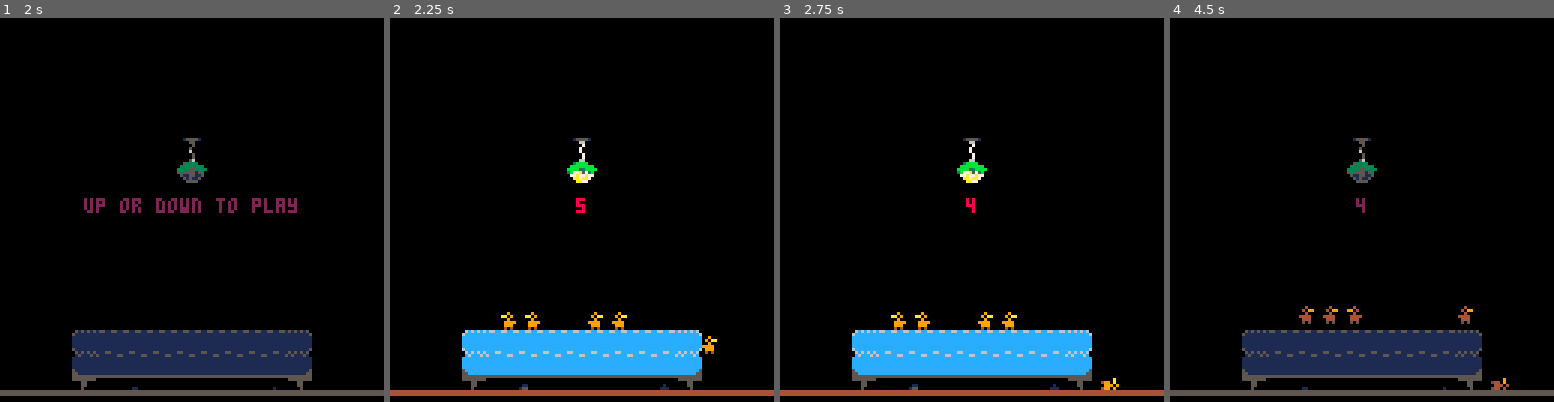
Above: before the commit, frames 1-4 (left to right).
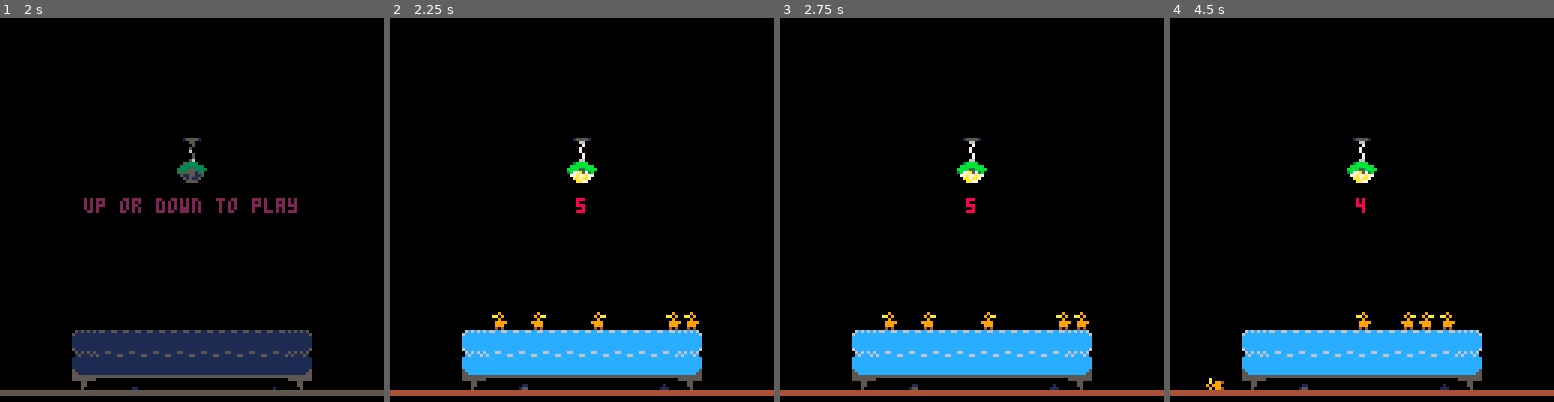
Above: after the commit, the same moments.

Repository: cachilders/ducks
Game: PICO-8 cartridge ducks.p8
The game is run twice, just before and just after one commit, with the same random seed, the same clock (stepped at 60 frames per second) and the same inputs.
Inputs:
- Up to frame 1 (2 s): no input
- Up to frame 2 (2.25 s): hold Up from 2.15 s (still down)
- Up to frame 3 (2.75 s): release Up at 2.42 s
- Up to frame 4 (4.5 s): hold Down 3.63-3.97 s

Frame 1 is identical in both runs. In frame 2, 0.7% of the frame differs, in the area x 26-86%, y 76-88%; in frame 3, 0.7%; in frame 4, 10%, in the area x 0-100%, y 32-99%.

Commit message:
reduce sprite quantity and simplify branches

Diff:
--- a/ducks.p8
+++ b/ducks.p8
@@ -7,18 +7,19 @@
 function _init()
  count = 0
  light = false
+ floor = 120
 end
 
 function _update()
  if light then
   speed = 150
-  state_mod = 0
+  spr_light_mod = 0
  else
   speed = 5
-  state_mod = 16
+  spr_light_mod = 4
  end
  if count == 0 then
-  display = "up or down to play"
+  display = 'up or down to play'
  else
   display = count
  end
@@ -40,16 +41,22 @@
  draw_ducks()
 end
 
+function randomize_counter()
+ return rnd(5 * 100) / 100
+end
+
 function make_ducks()
  ducks = {}
- for i=1, 5 do
+ for i = 1, 5 do
   count = count + 1
   ducks[i] = {}
-  ducks[i].x = (rnd(76 * 100) / 100) + 23
+  ducks[i].x = (rnd(79 * 100) / 100) + 22
   ducks[i].y = 96
-  ducks[i].timer = rnd(5 * 100) / 100
-  ducks[i].orientation = orient_duck()
-  ducks[i].state = get_duck_state()
+  ducks[i].counter = randomize_counter()
+  ducks[i].direction = get_duck_direction()
+  ducks[i].spr_x_mod = get_duck_spr_x_mod(ducks[i])
+  ducks[i].spr_y_mod = get_duck_spr_y_mod(ducks[i])
+  ducks[i].spr = 1
   ducks[i].jump = 0
   ducks[i].down = false
  end
@@ -57,207 +64,185 @@
 
 function draw_ducks()
  for duck in all(ducks) do
-  if duck.down != true then
+  if not duck.down then
    move_duck(duck)
   else
    drop_duck(duck)
   end
-  spr(duck.state, duck.x, duck.y)
+  spr(duck.spr, duck.x, duck.y, 1, 1, duck.spr_x_mod, duck.spr_y_mod)
  end
 end
 
 function draw_room()
  if light then
-  print(display, get_print_x(display), 60, 8)
+  print(display, get_cursor_position(display), 60, 8)
   map(0, 0, 0, 96, 16, 4)
-	 spr(46, 56, 40, 2, 2)
- else
-  print(display, get_print_x(display), 60, 2)
+  spr(46, 56, 40, 2, 2)
+ else
+  print(display, get_cursor_position(display), 60, 2)
   map(0, 4, 0, 96, 16, 4)
-	 spr(14, 56, 40, 2, 2)
+  spr(14, 56, 40, 2, 2)
  end
 end
 
 function jump_duck(duck)
- duck.timer = duck.timer + 1
- if duck.timer > speed and not light then
+ duck.counter = duck.counter + 1
+ if duck.counter > speed and not light then
   if duck.jump == 0 then
    sfx(1)
-   if duck.orientation == "r" then
-    duck.jump = 1
-    duck.state = 2 + state_mod
-   else
-    duck.jump = 1
-    duck.state = 5 + state_mod
-   end
+   duck.jump = 1
+   duck.spr = 2 + spr_light_mod
+   duck.spr_x_mod = get_duck_spr_x_mod(duck)
   elseif duck.jump == 1 then
-   if duck.orientation == "r" then
-    duck.jump = 2
-    duck.state = 3 + state_mod
+   duck.jump = 2
+   duck.spr = 3 + spr_light_mod
+   duck.spr_x_mod = get_duck_spr_x_mod(duck)
+   if duck.direction == 'r' then
     duck.x = duck.x + 8
    else
-    duck.jump = 2
-    duck.state = 4 + state_mod
     duck.x = duck.x - 8
    end
   else
-   if duck.orientation == "r" then
-    duck.jump = 0
-    duck.state = 1 + state_mod
-   else
-    duck.jump = 0
-    duck.state = 6 + state_mod
-   end
+   duck.jump = 0
+   duck.spr = 1 + spr_light_mod
+   duck.spr_x_mod = get_duck_spr_x_mod(duck)
   end
  elseif light then
- 	drop_duck(duck)
-  if duck.orientation == "r" then
-   duck.jump = 0
-   duck.state = 1 + state_mod
-  else
-   duck.jump = 0
-   duck.state = 6 + state_mod
-  end
+  drop_duck(duck)
+  duck.jump = 0
+  duck.spr = 1 + spr_light_mod
+  duck.spr_x_mod = get_duck_spr_x_mod(duck)
  end
 end
 
 function move_duck(duck)
  jump_duck(duck)
- if duck.timer > speed then
-  duck.timer = 0
+ if duck.counter > speed then
+  if duck.counter > 6 then
+   duck.counter = randomize_counter()
+  else
+   duck.counter = 0
+  end
   if duck.jump == 0 then
-   if duck.jump == 0 then
-    duck.timer = 0
-    duck.orientation = orient_duck()
-    duck.state = get_duck_state(duck.orientation)
-    drop_duck(duck)
-    if duck.orientation == "r" then
-     duck.x = duck.x + 8
+   duck.counter = 0
+   if duck.direction == 'r' then
+    duck.x = duck.x + 8
+   else
+    duck.x = duck.x - 8
+   end
+   drop_duck(duck)
+   if not duck.down then
+    duck.direction = get_duck_direction()
+    duck.spr_x_mod = get_duck_spr_x_mod(duck)
+   end
+  end
+ end
+end
+
+function drop_duck(duck)
+ if duck.x > 101 or duck.x < 22 then
+  duck.down = true
+  if duck.y == 96 then
+   if duck.direction == 'r' then
+    duck.x = duck.x + 2
+   else
+    duck.x = duck.x - 2
+   end
+   duck.y = 104
+   duck.spr = 1 + spr_light_mod
+   duck.spr_x_mod = get_duck_spr_x_mod(duck)
+   duck.spr_y_mod = get_duck_spr_y_mod(duck)
+   duck.counter = 0
+  elseif duck.y == 104 then
+   if duck.counter > 2 then
+    sfx(2)
+    if duck.direction == 'r' then
+     duck.x = duck.x + 2
     else
-     duck.x = duck.x - 8
+     duck.x = duck.x - 2
     end
-   end
-  end
- end
-end
-
-function orient_duck()
+    duck.y = 112
+    duck.spr = 2 + spr_light_mod
+    duck.spr_x_mod = get_duck_spr_x_mod(duck)
+    duck.spr_y_mod = get_duck_spr_y_mod(duck)
+    duck.counter = 0
+   else
+    duck.counter = duck.counter + 1
+   end
+  elseif duck.y == 112 then
+   if duck.counter > 2 then
+    count = count - 1
+    light = true
+    if duck.direction == 'r' then
+     duck.x = duck.x + 2
+    else
+     duck.x = duck.x - 2
+    end
+    duck.y = floor
+    duck.spr = 4 + spr_light_mod
+    duck.spr_x_mod = get_duck_spr_x_mod(duck)
+    duck.spr_y_mod = get_duck_spr_y_mod(duck)
+   else
+    duck.counter = duck.counter + 1
+   end
+  else
+   if light and duck.spr > 4 then
+    duck.spr = duck.spr - 4
+   elseif not light and duck.spr < 5 then
+    duck.spr = duck.spr + 4
+   end
+  end
+ else
+  duck.down = false
+ end
+end
+
+function get_duck_direction()
  direction = rnd()
  if direction <= 0.5 then
-  return "r"
- else
-  return "l"
- end
-end
-
-function get_duck_state(orientation)
- if orientation == "r" then
-  return 1 + state_mod
- else
-  return 6 + state_mod
- end
-end
-
-function drop_duck(duck)
- if duck.orientation == "r" then
-  if duck.x > 96 then
-   if duck.y == 96 then
-    duck.down = true
-    duck.x = duck.x + 2
-    duck.y = 104
-    duck.state = 9 + state_mod
-    duck.timer = 0
-   elseif duck.y == 104 then
-    if duck.timer > 2 then
-     sfx(2)
-     duck.x = duck.x + 2
-     duck.y = 112
-     duck.state = 10 + state_mod
-     duck.timer = 0
-    else
-     duck.timer = duck.timer + 1
-    end
-   elseif duck.y == 112 then
-    if duck.timer > 2 then
-     count = count - 1
-     light = true
-     duck.x = duck.x + 2
-     duck.y = 120
-     duck.state = 12 + state_mod
-    else
-     duck.timer = duck.timer + 1
-    end
-   else
-    if light and duck.state > 12 then
-     duck.state = duck.state - 16
-    elseif not light and duck.state < 27 then
-     duck.state = duck.state + 16
-    end
-   end
-  else
-   duck.down = false
-  end
- else
-  if duck.x < 27 then
-   if duck.y == 96 then
-    count = count - 1
-    duck.down = true
-    duck.x = duck.x - 2
-    duck.y = 104
-    duck.state = 8 + state_mod
-   elseif duck.y == 104 then
-    if duck.timer > 2 then
-     sfx(2)
-     duck.x = duck.x - 2
-     duck.y = 112
-     duck.state = 7 + state_mod
-     duck.timer = 0
-    else
-     duck.timer = duck.timer + 1
-    end
-   elseif duck.y == 112 then
-    if duck.timer > 2 then
-     light = true
-     duck.x = duck.x - 2
-     duck.y = 120
-     duck.state = 11 + state_mod
-    else
-     duck.timer = duck.timer + 1
-    end
-   else
-    if light and duck.state > 12 then
-     duck.state = duck.state - 16
-    elseif not light and duck.state < 27 then
-     duck.state = duck.state + 16
-    end
-   end
-  else
-   duck.down = false
-  end
- end
-end
-
-function get_print_x(val)
- local str = ""..val
+  return 'r'
+ else
+  return 'l'
+ end
+end
+
+function get_duck_spr_x_mod(duck)
+ if duck.direction == 'r' then
+  return nil
+ else
+  return 'flip_x'
+ end
+end
+
+function get_duck_spr_y_mod(duck)
+ if not duck.down or duck.y == floor then
+  return nil
+ else
+  return 'flip_y'
+ end
+end
+
+function get_cursor_position(val)
+ local str = ''..val
  return 64 - (#str * 2)
 end
 __gfx__
-000000000000000000000900009000000000090000900000000000000000000000004040040400000000000000a0000000000a00000000000000015555100000
-0000000000000000000090aa090aa000000aa090aa090000000000000040400000009990099900000004040000a0994004990a00000000000000000550000000
-00700700000090000000090000900000000009000090000000009000009990000000999999990000000999000909990000999090000000000000000050000000
-0007700000090aa00009999099990000000099990999900000aa0900009999000000090000900000009999000090994004990900000000000000000500000000
-0007700000009000000099900999000000009990099900000000900000090000000aa090090aa000000090004444444444444444000000000000000600000000
-007007000099990000004040040400000000404004040000000999900aa09000000009000090000000090aa04444444444444444000000000000000050000000
-00000000000999000000000000000000000000000000000000099900000900000000000000000000000090000000000000000000000000000000000050000000
-00000000000404000000000000000000000000000000000000040400000000000000000000000000000000000000000000000000000000000000000560000000
-00000000000000000000040000400000000004000040000000000000000000000000505005050000000000000090000000000900000000000000053333000000
-00000000000000000000409904099000000990409904000000000000005050000000444004440000000505000090445005440900000000000000333333330000
-00000000000040000000040000400000000004000040000000004000004440000000444444440000000444000404440000444040000000000003333553333000
-00000000000409900004444044440000000044440444400000990400004444000000040000400000004444000040445005440400000000000005355551530000
-00000000000040000000444004440000000044400444000000004000000400000009904004099000000040005555555555555555000000000000511551150000
-00000000004444000000505005050000000050500505000000044440099040000000040000400000000409905555555555555555000000000000051511500000
-00000000000444000000000000000000000000000000000000044400000400000000000000000000000040000000000000000000000000000000005555000000
-00000000000505000000000000000000000000000000000000050500000000000000000000000000000000000000000000000000000000000000000000000000
+0000000000000000000009000090000000000a000000000000000400004000000000090000000000000000000000000000000000000000000000015555100000
+0000000000000000000090aa090aa00004990a000000000000004099040990000544090000000000000000000000000000000000000000000000000550000000
+00700700000090000000090000900000009990900000400000000400004000000044404000000000000000000000000000000000000000000000000050000000
+0007700000090aa00009999099990000049909000004099000044440444400000544040000000000000000000000000000000000000000000000000500000000
+00077000000090000000999009990000444444440000400000004440044400005555555500000000000000000000000000000000000000000000000600000000
+00700700009999000000404004040000444444440044440000005050050500005555555500000000000000000000000000000000000000000000000050000000
+00000000000999000000000000000000000000000004440000000000000000000000000000000000000000000000000000000000000000000000000050000000
+00000000000404000000000000000000000000000005050000000000000000000000000000000000000000000000000000000000000000000000000560000000
+00000000000000000000000000000000000000000000000000000000000000000000000000000000000000000000000000000000000000000000053333000000
+00000000000000000000000000000000000000000000000000000000000000000000000000000000000000000000000000000000000000000000333333330000
+00000000000000000000000000000000000000000000000000000000000000000000000000000000000000000000000000000000000000000003333553333000
+00000000000000000000000000000000000000000000000000000000000000000000000000000000000000000000000000000000000000000005355551530000
+00000000000000000000000000000000000000000000000000000000000000000000000000000000000000000000000000000000000000000000511551150000
+00000000000000000000000000000000000000000000000000000000000000000000000000000000000000000000000000000000000000000000051511500000
+00000000000000000000000000000000000000000000000000000000000000000000000000000000000000000000000000000000000000000000005555000000
+00000000000000000000000000000000000000000000000000000000000000000000000000000000000000000000000000000000000000000000000000000000
 05151515155115515151515001511151511111151511151055555555555555550000000000000000000000000000000000000000000000000000015555100000
 51111111111111111111111511111111111111111111111100055000000550000000000000000000000000000000000000000000000000000000000660000000
 11111111111111111111111111111111111111111111111100055000000550000000000000000000000000000000000000000000000000000000000070000000
Not shown, changed: ducks.js
